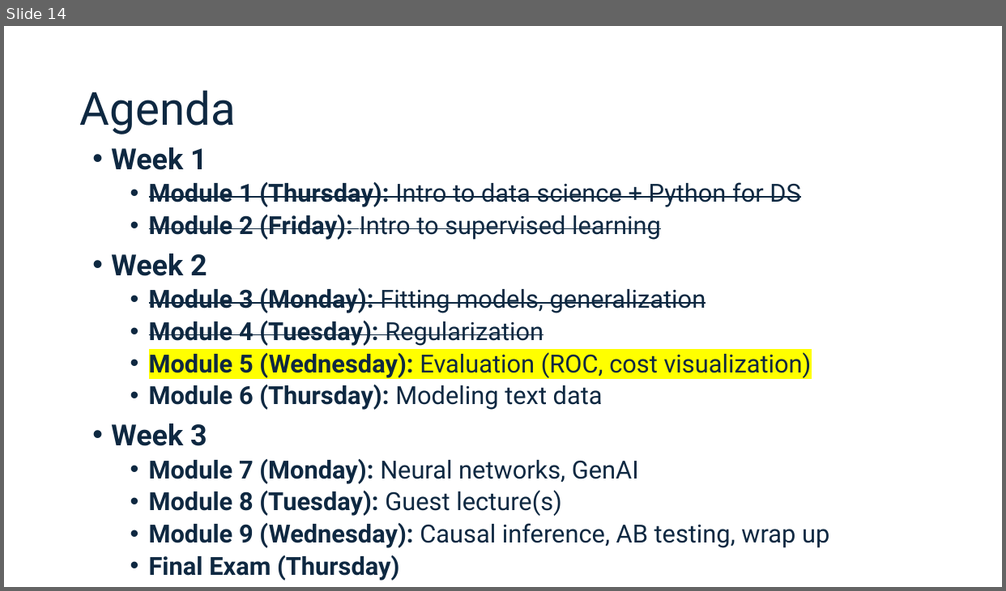
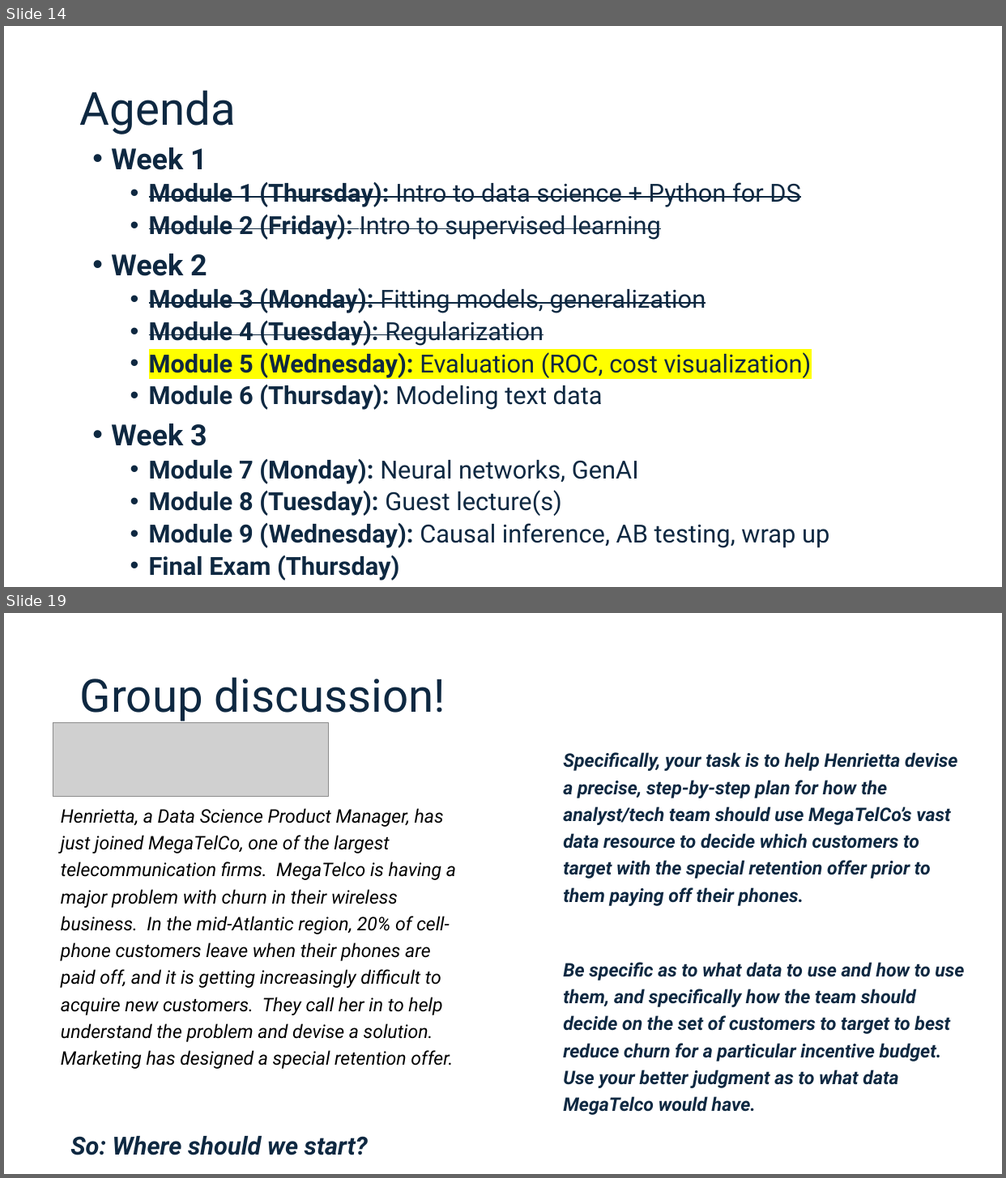
Before and after one commit to connordouglas10/DS-Tech-2025January, a slide deck: Modules/Module5/Slides 5.pptx. Shown one above the other, each under a label of ours: slide 14 before the commit, slides 14 and 19 after it; the slides between them are not shown. The pictures are 1006x591 and 1006x1178 pixels, drawn with LibreOffice and Linux fonts; fonts in the diff are those of the drawing; grey boxes stand for pictures. Boxes give left, top, right and bottom in pixels: in the first picture for what was removed or moved away, otherwise in the second. Text is boxed around its words. In the diff, an @@ line names an element or a change of style, - is before the commit and + after.

```diff
--- a/Modules/Module5/Slides 5.pptx
+++ b/Modules/Module5/Slides 5.pptx
@@ slide 19 added at (4,613,1002,1174), background #FFFFFF @@
@@ title added at (80,677,445,722), 44 pt, text #0E2841 @@
+Group discussion!
@@ picture added at (53,723,329,796) @@
@@ text added at (563,752,964,1115), 18 pt, text #0E2841, bold, italic @@
+Specifically, your task is to help Henrietta devise a precise, step-by-step plan for how the analyst/tech team should use MegaTelCo’s vast data resource to decide which customers to target with the special retention offer prior to them paying off their phones.
+Be specific as to what data to use and how to use them, and specifically how the team should decide on the set of customers to target to best reduce churn for a particular incentive budget. Use your better judgment as to what data MegaTelco would have.
@@ text added at (61,808,456,1069), 18 pt, text #000000, italic @@
+Henrietta, a Data Science Product Manager, has just joined MegaTelCo, one of the largest telecommunication firms. MegaTelco is having a major problem with churn in their wireless business. In the mid-Atlantic region, 20% of cell-phone customers leave when their phones are paid off, and it is getting increasingly difficult to acquire new customers. They call her in to help understand the problem and devise a solution. Marketing has designed a special retention offer.
@@ text added at (70,1136,368,1156), 24 pt, text #0E2841, bold, italic @@
+So: Where should we start?
```
Also in this commit, not shown: 8 slides changed, 24 other slides added, 1 slide removed, 6 other files.
